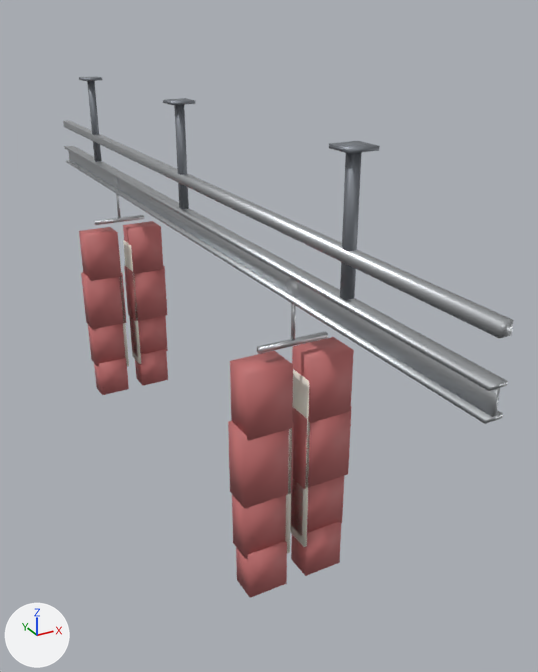
The FBX model Tools/butchery/fbx/SM_RAIL_CARCASS_RUN.fbx: old version first, new version second.
Before and after are seen from a 50 mm lens placed at (-1.94, -4.76, 4.46), pointed at (0.46, -0.38, 2.27). Every picture has the same lights, and +X, +Y and +Z are marked at lower left. The older version comes first.

Objects in the first picture: 'SM_RAIL_CARCASS_RUN'.
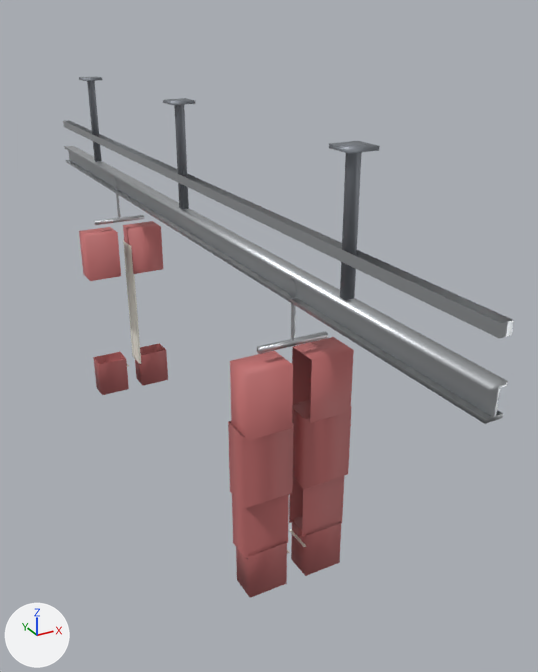
Boxes (x1, y1, x2, y2) around the edits, measured in the pictures (538 x 672 px):
part 1 of me_sm_rail_carcass_run, deleted: before (81, 272, 127, 329)
part 2 of me_sm_rail_carcass_run, deleted: before (130, 315, 168, 354)
part 3 of me_sm_rail_carcass_run, deleted: before (88, 324, 126, 366)
part 4 of me_sm_rail_carcass_run, deleted: before (124, 265, 167, 321)
part 5 of me_sm_rail_carcass_run, cut back: before (65, 120, 512, 556); after (113, 177, 297, 341)

What changed in the scene script:
```text
Change me_sm_rail_carcass_run:
    used by ob_sm_rail_carcass_run; location = (0.0, 0.0, 0.0)
    remove me_sm_rail_carcass_run.from_pydata(...)  # 416 vertices, 416 faces; spans x -0.36..0.36, y -3.0..3.0, z 1.14..3.91
    add me_sm_rail_carcass_run.from_pydata(...)  # 268 vertices, 154 faces; spans x -0.36..0.36, y -3.0..3.0, z 1.14..3.91
    me_sm_rail_carcass_run part 1: the loose piece of 8 vertices spanning x -0.36..-0.04, y 1.41..1.6, z 1.82..2.3 is deleted
    me_sm_rail_carcass_run part 2: the loose piece of 8 vertices spanning x 0.05..0.35, y 1.44..1.6, z 1.44..1.84 is deleted
    me_sm_rail_carcass_run part 3: the loose piece of 8 vertices spanning x -0.35..-0.05, y 1.44..1.6, z 1.44..1.84 is deleted
    me_sm_rail_carcass_run part 4: the loose piece of 8 vertices spanning x 0.04..0.36, y 1.41..1.6, z 1.82..2.3 is deleted
    me_sm_rail_carcass_run part 5
    116 vertices are removed from x -0.07..0.07, y -1.58..1.6, z 2.54..3.13
    274 faces are deleted
    4 vertices move within x 0.01, y -1.51..1.51, z 3.03
    36 new faces join them, mat_m_butchery_steelbrushed (light grey #c8cbce)
```
